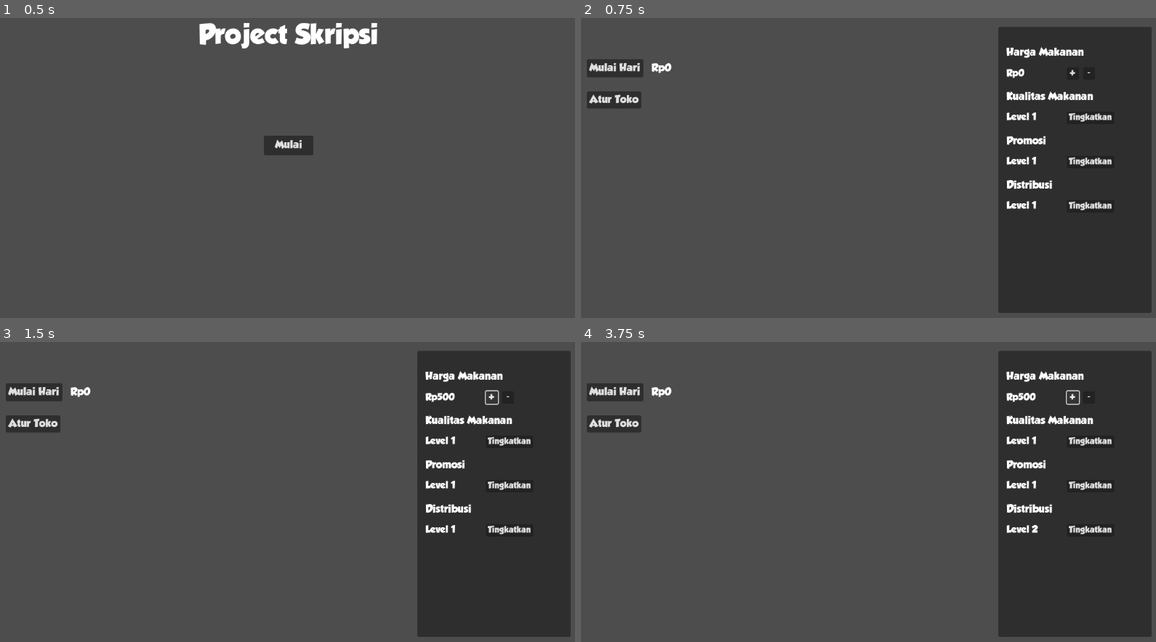
Above: before the commit, frames 1-4 (two rows, left to right).
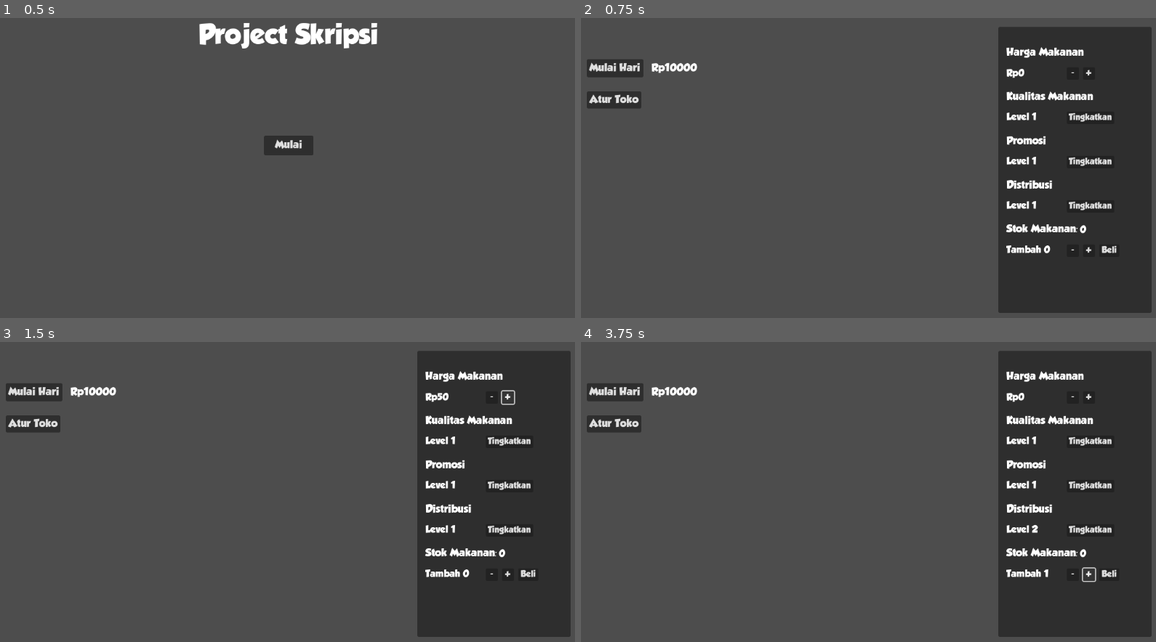
Above: after the commit, the same moments.

Repository: nyomanari21/GameProjectSkripsi
Game: Godot game, scene res://Scenes/MainMenu.tscn
Same seed, same stepped clock (60 frames per second), same inputs: the game is played once before the commit and once after it.
Inputs:
- Up to frame 1 (0.5 s): no input
- Up to frame 2 (0.75 s): click "Mulai" at 0.5 s
- Up to frame 3 (1.5 s): click "+" at 1.25 s
- Up to frame 4 (3.75 s): click "-" at 2 s; click "Tingkatkan" at 2.75 s; click "+" at 3.5 s

Frame 1 is identical in both runs. In frame 2, 0.6% of the frame differs, in the area x 14-94%, y 15-79%; in frame 3, 0.7%; in frame 4, 0.8%, in the area x 14-94%, y 15-81%.

Commit message:
Progres 6
Update:
- Tambah sistem stok makanan

Diff:
--- a/Game/Scenes/Game.tscn
+++ b/Game/Scenes/Game.tscn
@@ -105,22 +105,22 @@
 
 [node name="ButtonFoodPricePlus" type="Button" parent="UI/PanelShopSettings"]
 layout_mode = 0
-offset_left = 136.0
-offset_top = 80.0
-offset_right = 160.0
-offset_bottom = 105.0
-theme_override_fonts/font = ExtResource("3")
-theme_override_font_sizes/font_size = 16
-text = "+"
-
-[node name="ButtonFoodPriceMin" type="Button" parent="UI/PanelShopSettings"]
-layout_mode = 0
 offset_left = 168.0
 offset_top = 80.0
 offset_right = 192.0
 offset_bottom = 105.0
 theme_override_fonts/font = ExtResource("3")
 theme_override_font_sizes/font_size = 16
+text = "+"
+
+[node name="ButtonFoodPriceMin" type="Button" parent="UI/PanelShopSettings"]
+layout_mode = 0
+offset_left = 136.0
+offset_top = 80.0
+offset_right = 160.0
+offset_bottom = 105.0
+theme_override_fonts/font = ExtResource("3")
+theme_override_font_sizes/font_size = 16
 text = "-"
 
 [node name="LabelLevelProductTitle" type="Label" parent="UI/PanelShopSettings"]
@@ -218,6 +218,68 @@
 theme_override_fonts/font = ExtResource("3")
 theme_override_font_sizes/font_size = 16
 text = "Tingkatkan"
+
+[node name="LabelFoodStockTitle" type="Label" parent="UI/PanelShopSettings"]
+layout_mode = 0
+offset_left = 16.0001
+offset_top = 392.0
+offset_right = 155.0
+offset_bottom = 415.0
+theme_override_fonts/font = ExtResource("3")
+theme_override_font_sizes/font_size = 20
+text = "Stok Makanan:"
+
+[node name="LabelFoodStock" type="Label" parent="UI/PanelShopSettings"]
+layout_mode = 0
+offset_left = 162.0
+offset_top = 392.0
+offset_right = 267.0
+offset_bottom = 415.0
+theme_override_fonts/font = ExtResource("3")
+theme_override_font_sizes/font_size = 18
+text = "(foodStock)"
+vertical_alignment = 1
+
+[node name="LabelFoodStockIncrease" type="Label" parent="UI/PanelShopSettings"]
+layout_mode = 0
+offset_left = 16.0001
+offset_top = 432.0
+offset_right = 195.0
+offset_bottom = 455.0
+theme_override_fonts/font = ExtResource("3")
+theme_override_font_sizes/font_size = 18
+text = "(foodStockIncrease)"
+vertical_alignment = 1
+
+[node name="ButtonFoodStockPlus" type="Button" parent="UI/PanelShopSettings"]
+layout_mode = 0
+offset_left = 168.0
+offset_top = 432.0
+offset_right = 192.0
+offset_bottom = 457.0
+theme_override_fonts/font = ExtResource("3")
+theme_override_font_sizes/font_size = 16
+text = "+"
+
+[node name="ButtonFoodStockMinus" type="Button" parent="UI/PanelShopSettings"]
+layout_mode = 0
+offset_left = 136.0
+offset_top = 432.0
+offset_right = 160.0
+offset_bottom = 457.0
+theme_override_fonts/font = ExtResource("3")
+theme_override_font_sizes/font_size = 16
+text = "-"
+
+[node name="ButtonFoodStockPurchase" type="Button" parent="UI/PanelShopSettings"]
+layout_mode = 0
+offset_left = 200.0
+offset_top = 432.0
+offset_right = 240.0
+offset_bottom = 457.0
+theme_override_fonts/font = ExtResource("3")
+theme_override_font_sizes/font_size = 16
+text = "Beli"
 
 [node name="Shop" type="Control" parent="."]
 anchors_preset = 0
@@ -239,5 +301,8 @@
 [connection signal="pressed" from="UI/PanelShopSettings/ButtonLevelProductUpgrade" to="." method="_on_buttonLevelProductUpgrade_pressed"]
 [connection signal="pressed" from="UI/PanelShopSettings/ButtonLevelPromotionUpgrade" to="." method="_on_buttonLevelPromotionUpgrade_pressed"]
 [connection signal="pressed" from="UI/PanelShopSettings/ButtonLevelPlacementUpgrade" to="." method="_on_buttonLevelPlacementUpgrade_pressed"]
+[connection signal="pressed" from="UI/PanelShopSettings/ButtonFoodStockPlus" to="." method="_on_buttonFoodStockPlus_pressed"]
+[connection signal="pressed" from="UI/PanelShopSettings/ButtonFoodStockMinus" to="." method="_on_buttonFoodStockMinus_pressed"]
+[connection signal="pressed" from="UI/PanelShopSettings/ButtonFoodStockPurchase" to="." method="_on_buttonFoodStockPurchase_pressed"]
 [connection signal="timeout" from="TimerStartDay" to="." method="_on_TimerStartDay_timeout"]
 [connection signal="timeout" from="TimerTransaction" to="." method="_on_TimerTransaction_timeout"]
--- a/Game/Scripts/Game.gd
+++ b/Game/Scripts/Game.gd
@@ -6,6 +6,7 @@
 var timerStartDayStart = false # Variabel penyimpan status 'TimerStartDay'
 var timerTransactionStart = false # Variabel penyimpan status 'TimerTransaction'
 var panelShopSettingsOpened = true # Variabel penyimpan status 'PanelShopSettings'
+var foodStockIncrease = 0 # Variabel penyimpan jumlah penambahan stok makanan
 
 # Called when the node enters the scene tree for the first time.
 func _ready():
@@ -18,6 +19,8 @@
 	$UI/PanelShopSettings/LabelLevelProduct.text = "Level " + str(shop.getLevelProduct()) # Menampilkan level kualitas makanan
 	$UI/PanelShopSettings/LabelLevelPromotion.text = "Level " + str(shop.getLevelPromotion()) # Menampilkan level promosi
 	$UI/PanelShopSettings/LabelLevelPlacement.text = "Level " + str(shop.getLevelPlacement()) # Menampilkan level distribusi
+	$UI/PanelShopSettings/LabelFoodStock.text = str(shop.getFoodStock()) # Menampilkan stok makanan
+	$UI/PanelShopSettings/LabelFoodStockIncrease.text = "Tambah " + str(foodStockIncrease)
 	$TimerTransaction.wait_time = 2 # Atur frekuensi transaksi yang terjadi
 
 # Fungsi tombol 'ButtonStartDay' ketika di klik akan memulai timer 'TimerStartDay' dan 'TimerTransaction'
@@ -69,14 +72,14 @@
 # Fungsi penaik harga makanan
 func _on_ButtonFoodPricePlus_pressed():
 	# Jika tombol di klik, naikkan harga makanan sebesar 500
-	shop.setFoodPrice(shop.getFoodPrice() + 500)
+	shop.setFoodPrice(shop.getFoodPrice() + 50)
 
 # Fungsi penurun harga makanan
 func _on_ButtonFoodPriceMin_pressed():
 	# Jika tombol di klik dan harga makanan tidak 0, naikkan harga makanan sebesar 500
 	# (harga makanan tidak akan bernilai negatif)
 	if shop.getFoodPrice() != 0:
-		shop.setFoodPrice(shop.getFoodPrice() - 500)
+		shop.setFoodPrice(shop.getFoodPrice() - 50)
 
 # Fungsi meningkatkan level kualitas makanan
 func _on_buttonLevelProductUpgrade_pressed():
@@ -92,3 +95,23 @@
 func _on_buttonLevelPlacementUpgrade_pressed():
 	# Jika tombol di klik, naikkan level distribusi sebesar 1
 	shop.setLevelPlacement(shop.getLevelPlacement() + 1)
+
+# Fungsi penaik jumlah stok makanan yang ingin ditambah
+func _on_buttonFoodStockPlus_pressed():
+	# Jika tombol di klik, naikkan penambah stok makanan sebesar 1
+	foodStockIncrease += 1
+
+# Fungsi penurun jumlah stok makanan yang ingin ditambah
+func _on_buttonFoodStockMinus_pressed():
+	# Jika tombol di klik dan penambah stok makanan tidak 0, naikkan penambah stok makanan sebesar 1
+	# (penambah stok makanan tidak akan bernilai negatif)
+	if foodStockIncrease != 0:
+		foodStockIncrease -= 1
+
+# Fungsi membeli stok makanan
+func _on_buttonFoodStockPurchase_pressed():
+	# Jika penambah stok makanan tidak 0, tambah stok makanan
+	# lalu reset penambah stok makanan menjadi 0
+	if foodStockIncrease != 0:
+		shop.setFoodStock(shop.getFoodStock() + foodStockIncrease)
+		foodStockIncrease = 0
--- a/Game/Scripts/Shop.gd
+++ b/Game/Scripts/Shop.gd
@@ -2,11 +2,12 @@
 extends Control
 
 
-var money:int = 0: get = getMoney, set = setMoney # Variabel penyimpan uang toko pemain
+var money:int = 10000: get = getMoney, set = setMoney # Variabel penyimpan uang toko pemain
 var foodPrice:int = 0: get = getFoodPrice, set = setFoodPrice # Variabel penyimpan harga makanan
 var levelProduct:int = 1: get = getLevelProduct, set = setLevelProduct # Variabel penyimpan level kualitas produk makanan
 var levelPromotion:int = 1: get = getLevelPromotion, set = setLevelPromotion # Variabel penyimpan level promosi
 var levelPlacement:int = 1: get = getLevelPlacement, set = setLevelPlacement # Variabel penyimpan level distribusi
+var foodStock:int = 0: get = getFoodStock, set = setFoodStock # Variabel penyimpan stok makanan
 
 
 # Setter dan Getter uang toko
@@ -43,3 +44,10 @@
 
 func getLevelPlacement():
 	return levelPlacement
+
+# Setter dan Getter stok makanan
+func setFoodStock(newFoodStock):
+	foodStock = newFoodStock
+
+func getFoodStock():
+	return foodStock
